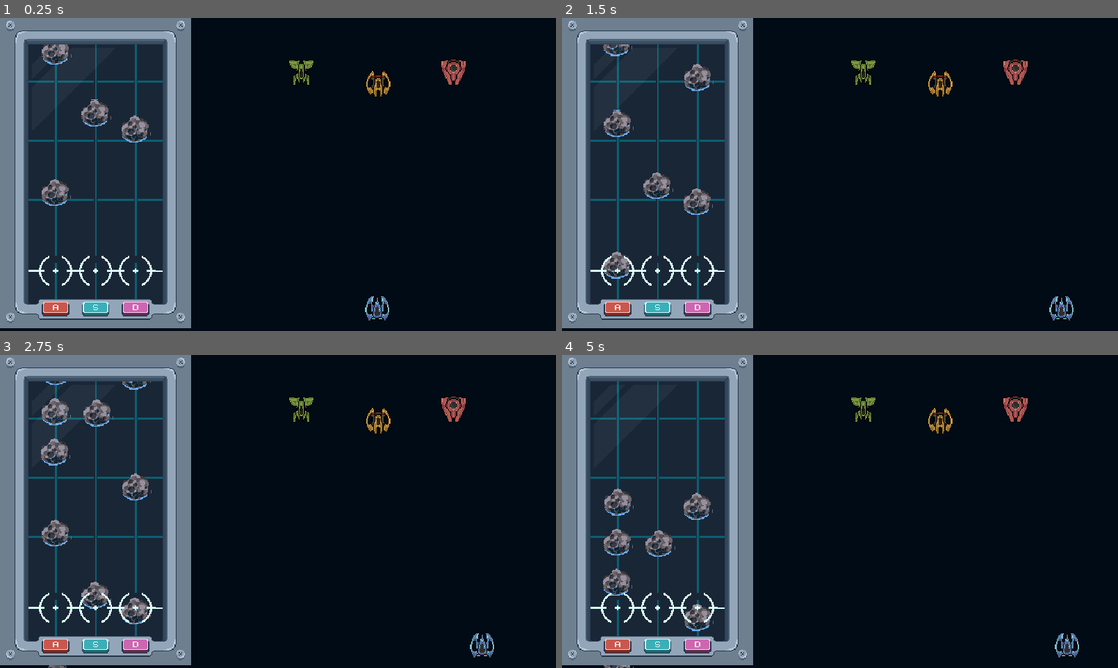
Above: before the commit, frames 1-4 (two rows, left to right).
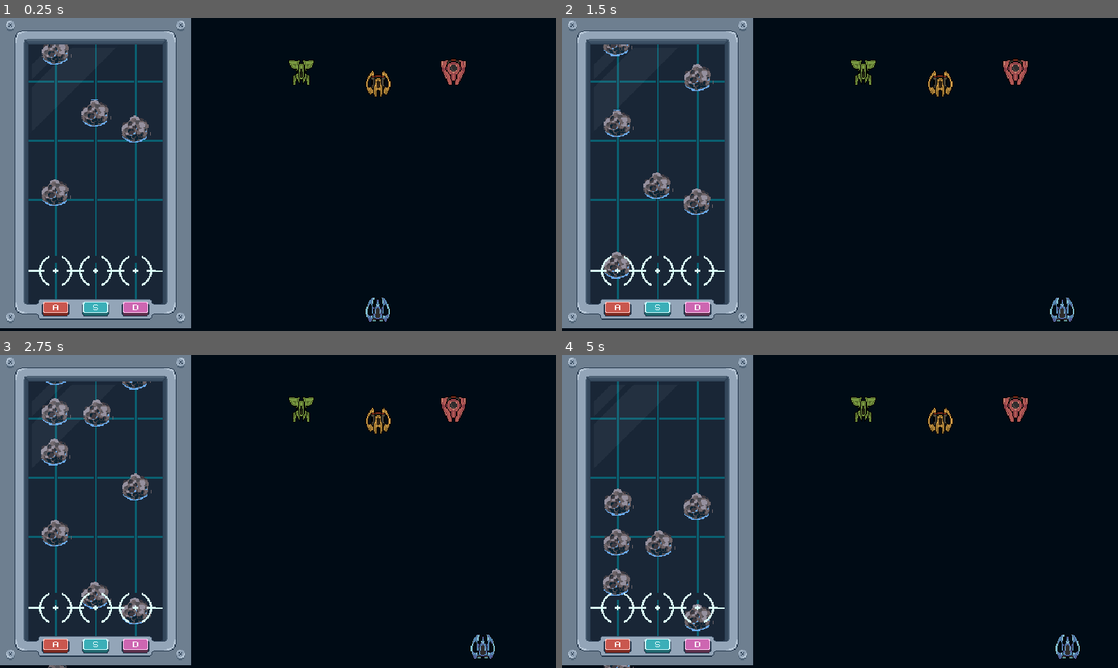
Above: after the commit, the same moments.

Repository: diego-acevedo/grabeaty
Game: Godot game, scene res://scenes/main.tscn
The game is run twice, just before and just after one commit, with the same random seed, the same clock (stepped at 60 frames per second) and the same inputs.
Inputs:
- Up to frame 1 (0.25 s): no input
- Up to frame 2 (1.5 s): hold Right (move_right) 0.53-1.28 s; hold D (D) 0.53-1.28 s; tap S (S) at 0.8, 1.35 s; hold Left (move_left) from 1.28 s (still down)
- Up to frame 3 (2.75 s): tap D (D) at 1.55 s; release Left (move_left) at 2.03 s; hold Right (move_right) from 2.03 s (still down); hold A (A) from 2.03 s (still down); tap S (S) at 2.3 s
- Up to frame 4 (5 s): release A (A) at 2.78 s; tap D (D) at 2.85, 4.35 s; release Right (move_right) at 3.53 s; hold S (S) 3.53-4.28 s; hold Left (move_left) from 3.53 s (still down)

The runs differ from the first frame. In frame 1, 0.2% of the frame differs, in the area x 65-71%, y 88-98%; in frame 2, 0.2%, in the area x 87-93%, y 88-98%; in frame 3, 0.2%; in frame 4, 0.2%.

Commit message:
Add Shoot

Diff:
--- a/project.godot
+++ b/project.godot
@@ -53,6 +53,11 @@
 "events": [Object(InputEventKey,"resource_local_to_scene":false,"resource_name":"","device":-1,"window_id":0,"alt_press …(195 unchanged characters)…
 ]
 }
+"Disparo Test"={
+"deadzone": 0.5,
+"events": [Object(InputEventKey,"resource_local_to_scene":false,"resource_name":"","device":-1,"window_id":0,"alt_pressed":false,"shift_pressed":false,"ctrl_pressed":false,"meta_pressed":false,"pressed":false,"keycode":0,"physical_keycode":4194309,"key_label":0,"unicode":0,"location":0,"echo":false,"script":null)
+]
+}
 
 [layer_names]
 
--- /dev/null
+++ b/scenes/shooter/characters/balafinal.tscn
@@ -0,0 +1,23 @@
+[gd_scene load_steps=4 format=3 uid="uid://cpqfndx4rcm0u"]
+
+[ext_resource type="Script" path="res://scripts/shooter/characters/balafinal.gd" id="1_j5223"]
+[ext_resource type="Texture2D" uid="uid://cti2yrxs2vrvl" path="res://assets/sprites/spaceships.png" id="1_sxwqu"]
+
+[sub_resource type="RectangleShape2D" id="RectangleShape2D_7idgm"]
+size = Vector2(8, 19)
+
+[node name="CharacterBody2D" type="CharacterBody2D"]
+position = Vector2(0, 1)
+script = ExtResource("1_j5223")
+
+[node name="CollisionShape2D" type="CollisionShape2D" parent="."]
+position = Vector2(1.90735e-06, -0.499998)
+shape = SubResource("RectangleShape2D_7idgm")
+
+[node name="Spaceships" type="Sprite2D" parent="."]
+position = Vector2(1.90735e-06, -3)
+rotation = 3.14159
+texture = ExtResource("1_sxwqu")
+hframes = 18
+vframes = 10
+frame = 110
--- a/scenes/shooter/shooter.tscn
+++ b/scenes/shooter/shooter.tscn
@@ -11,7 +11,8 @@
 script = ExtResource("1_xas88")
 
 [node name="Player" parent="." instance=ExtResource("1_memmo")]
-position = Vector2(434.333, 333.667)
+position = Vector2(435, 335.667)
+collision_mask = 2
 
 [node name="Enemy1" parent="." instance=ExtResource("2_wqiss")]
 position = Vector2(347, 61.6667)
--- /dev/null
+++ b/scripts/shooter/characters/balafinal.gd
@@ -0,0 +1,10 @@
+extends CharacterBody2D
+
+var velocity_y = 0  # Velocidad inicial en el eje X
+var speed = -200  # Velocidad que aplicaremos después
+var bullet_speed = 400  # Velocidad de la bala
+
+
+func _process(delta):
+	velocity_y = speed  # Cambia la velocidad en el eje X
+	position.y += velocity_y * delta
--- a/scripts/shooter/characters/player.gd
+++ b/scripts/shooter/characters/player.gd
@@ -2,14 +2,20 @@
 
 var speed = 600
 var acceleration = 1500
+@onready var character_body_2d: CharacterBody2D = $CharacterBody2D
+var BulletScene = preload("res://scenes/shooter/characters/balafinal.tscn")
+@onready var player: CharacterBody2D = $"."
 
 func _physics_process(delta: float) -> void:
 
 	var move_input = Input.get_axis("move_left", "move_right")
 	velocity.x = move_toward(velocity.x, speed * move_input, acceleration * delta)
-
 	move_and_slide()
 
 
 func shoot():
+	velocity.y = 0
 	print("you shot")
+	var bullet_instance = BulletScene.instantiate()
+	bullet_instance.position = position + Vector2(0, -10)
+	get_parent().add_child(bullet_instance)
